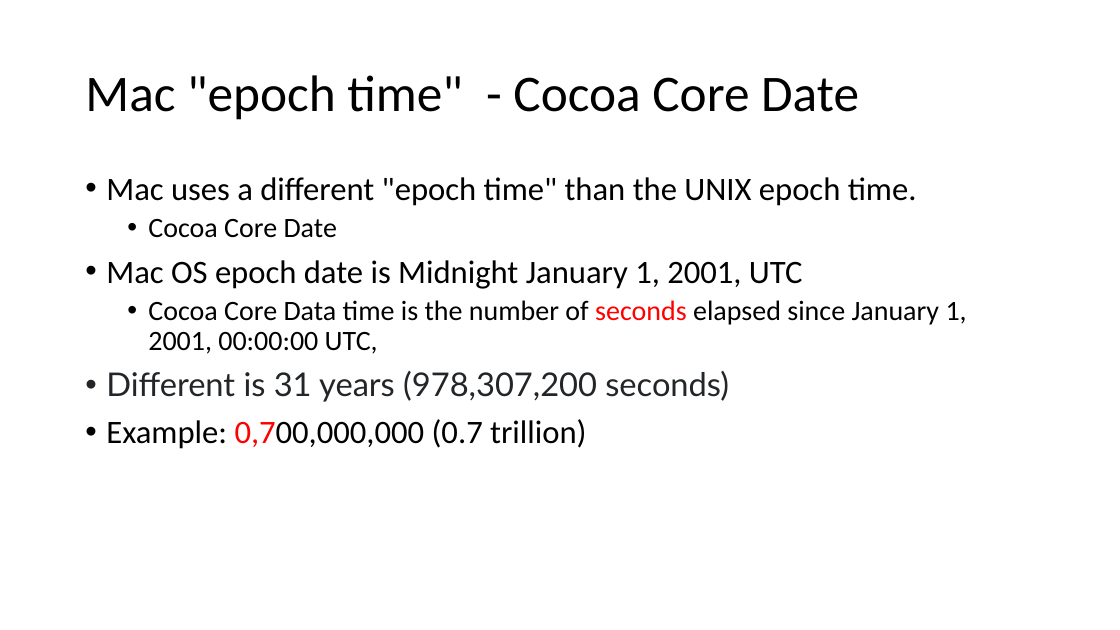
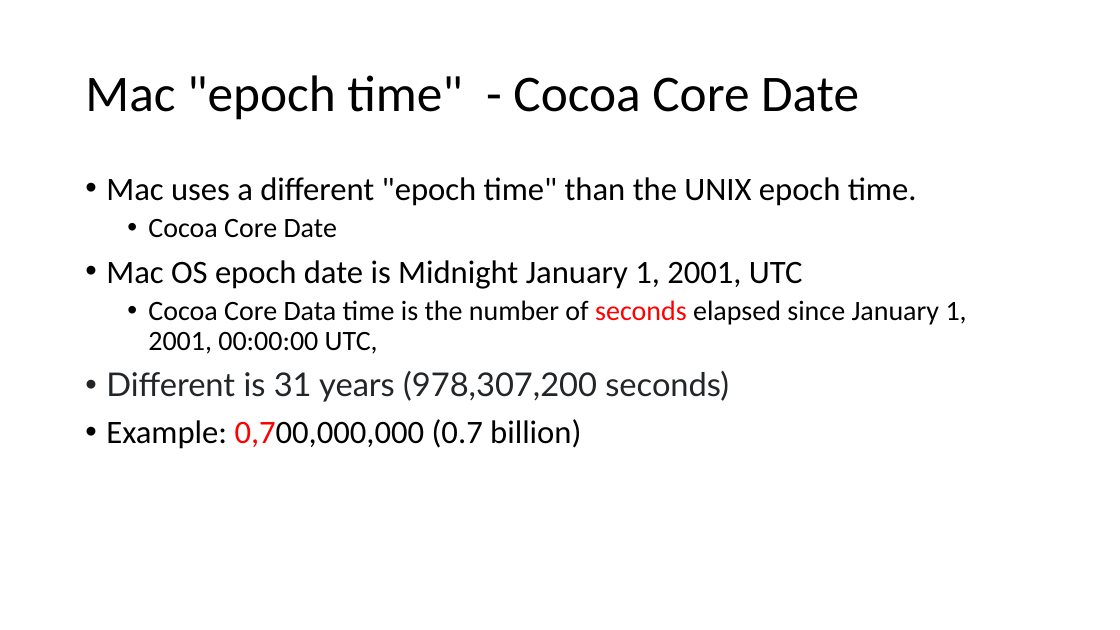
Before and after one commit to frankwxu/digital-forensics-lab, a slide deck: slide 31 of Basic_Computer_Skills_for_Forensics/0_Number_Systems.pptx. Drawn at 1120x630 pixels with LibreOffice and Linux fonts; fonts in the diff are those of the drawing; background and template pictures are left out. Boxes give left, top, right and bottom in pixels: in the first picture for what was removed or moved away, otherwise in the second. Text is boxed around its words. In the diff, an @@ line names an element or a change of style, - is before the commit and + after.

```diff
--- a/Basic_Computer_Skills_for_Forensics/0_Number_Systems.pptx
+++ b/Basic_Computer_Skills_for_Forensics/0_Number_Systems.pptx
@@ text at <box>106,419,581,449</box>: text changed @@
-• Example: 0,700,000,000 (0.7 trillion)
+• Example: 0,700,000,000 (0.7 billion)
```
Also in this commit, not shown: 1 other slide changed, 1 other file.
